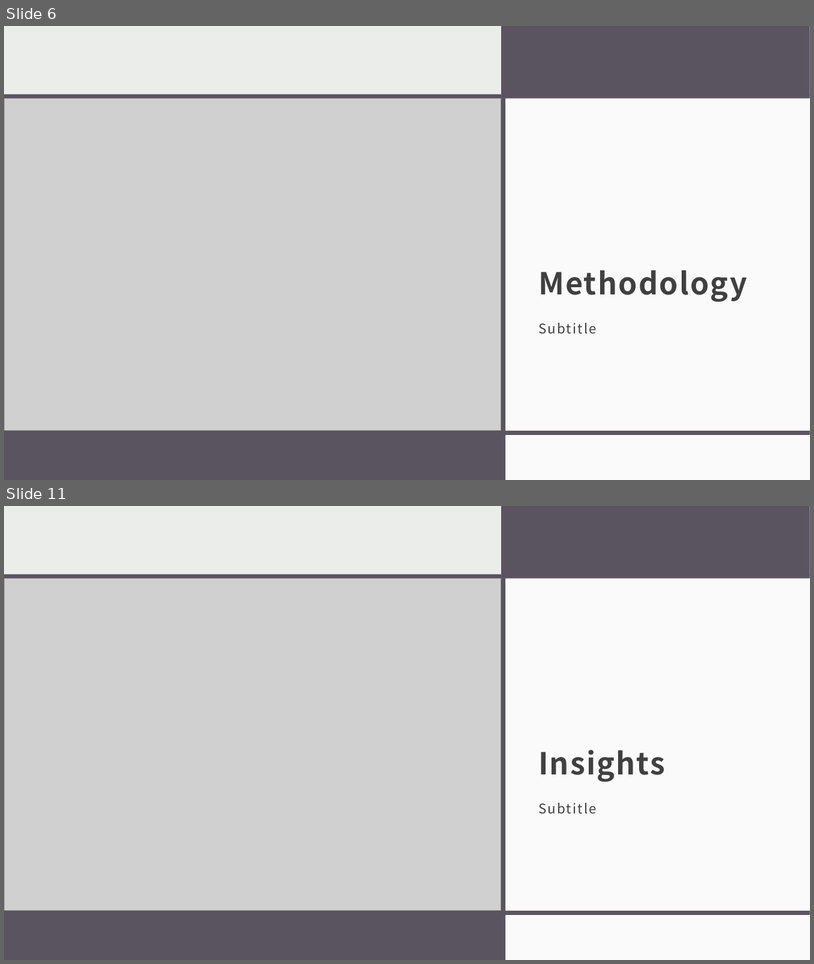
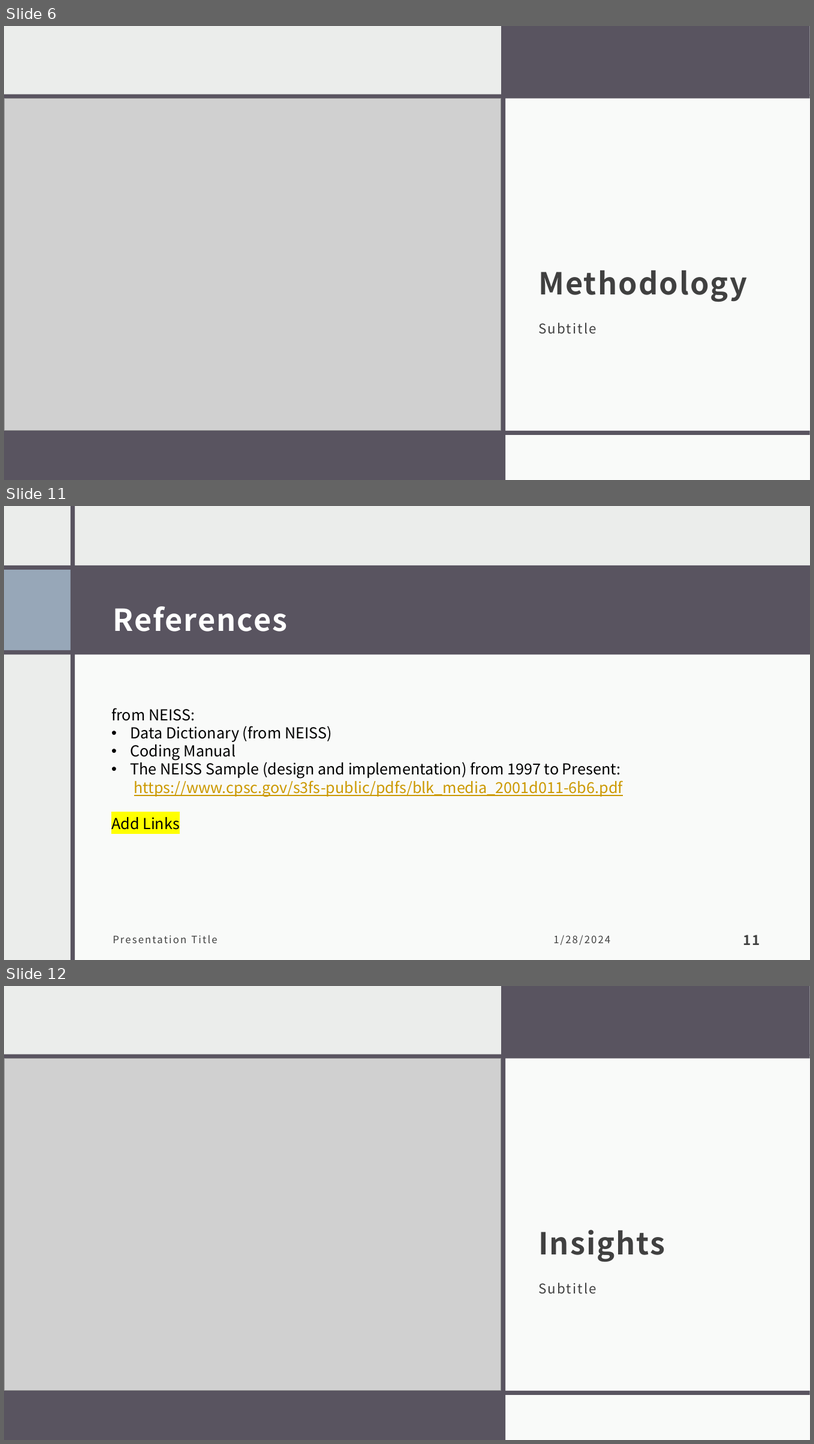
Before and after one commit to tamimcm416/product_injury, a slide deck: docs/Product Injuries.pptx. Shown one above the other, each under a label of ours: slides 6 and 11 before the commit, slides 6, 11 and 12 after it; the slides between them are not shown. The pictures are 814x964 and 814x1444 pixels, drawn with LibreOffice and Linux fonts; fonts in the diff are those of the drawing; grey boxes stand for pictures. Boxes give left, top, right and bottom in pixels: in the first picture for what was removed or moved away, otherwise in the second. Text is boxed around its words. In the diff, an @@ line names an element or a change of style, - is before the commit and + after.

```diff
--- a/docs/Product Injuries.pptx
+++ b/docs/Product Injuries.pptx
@@ slide 11 added at [4,506,810,960], background #EBEDEB; not listed: 3 template elements that a slide beside it also shows @@
@@ rectangle added at [71,507,75,960], fill #595460 @@
@@ rectangle added at [4,565,810,654], fill #595460 @@
@@ rectangle added at [4,570,71,650], fill #97A7B8 @@
@@ title added at [113,606,287,631], 36 pt, text #FFFFFF, bold @@
+References
@@ rectangle added at [73,647,810,960], fill #FFFFFF at 75% opacity @@
@@ text added at [111,708,623,829], 18 pt, text #000000 @@
+from NEISS:
+• Data Dictionary (from NEISS)
+• Coding Manual
+• The NEISS Sample (design and implementation) from 1997 to Present:
+  https://www.cpsc.gov/s3fs-public/pdfs/blk_media_2001d011-6b6.pdf
+Add Links
@@ text added at [113,934,217,943], 12 pt, text #404040 @@
+Presentation Title
@@ text added at [554,934,611,945], 12 pt, text #404040 @@
+1/28/2024
@@ page number added at [744,934,761,945], 16 pt, text #404040, bold @@
+11
@@ what was slide 11 is now slide 12 @@
```
Also in this commit, not shown: 7 slides changed, 1 other file.
